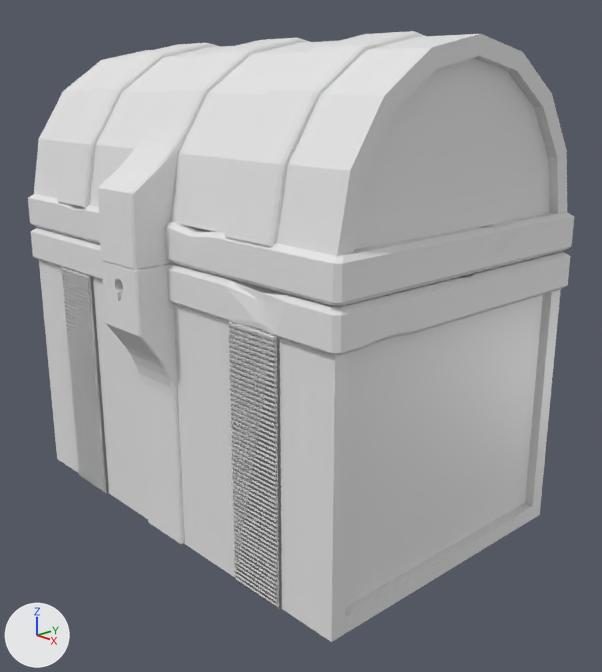
What one commit did to the Blender file box.blend.
The view is the same before and after, from a 50 mm camera at (5.2, -4.56, 3.52) aimed at (0.28, -0.02, 1.49). Every picture has the same lights, and +X, +Y and +Z are marked at lower left. The same objects are shown in both versions, whatever each file hides.

The scene before the commit, as lines of its bpy script (objects in view):
```python
me_circle_001 = bpy.data.meshes.new('Circle.001')
me_circle_001.from_pydata(...)  # 485 vertices, 466 faces, 4 loose edges; spans x -12.5..12.5, y -18.5..1.6, z -25.5..-0.4
me_cube = bpy.data.meshes.new('Cube')
me_cube.from_pydata(...)  # 160 vertices, 120 faces; spans x -1.9..1.9, y -1.24..1.24, z -1.0..1.0
me_cube.materials.append(mat_material)  # white #e7e7e7
me_cube_003 = bpy.data.meshes.new('Cube.003')
me_cube_003.from_pydata(...)  # 150 vertices, 151 faces; spans x -1.95..1.95, y -1.29..1.29, z -0.15..0.15
me_cylinder_001 = bpy.data.meshes.new('Cylinder.001')
me_cylinder_001.from_pydata(...)  # 124 vertices, 84 faces; spans x -1.24..0.03, y -1.24..1.24, z -1.9..1.9
ob_circle = bpy.data.objects.new('Circle', me_circle_001)
ob_circle.location = (0.0, -1.59, 2.09)
ob_circle.rotation_euler = (1.571, 0.0, 0.0)  # degrees (90, 0, 0)
ob_circle.scale = (0.113, 0.113, 0.113)
ob_cube = bpy.data.objects.new('Cube', me_cube)
ob_cube.location = (0.0, 0.0, 1.0)
ob_cube_001 = bpy.data.objects.new('Cube.001', me_cube_003)
ob_cube_001.location = (0.0, 0.0, 2.12)
ob_cylinder = bpy.data.objects.new('Cylinder', me_cylinder_001)
ob_cylinder.location = (0.0, 0.0, 2.57)
ob_cylinder.rotation_euler = (1.571, 158.7, 1.571)  # degrees (90, 93, 90)
# also in view: 'Cylinder.001' at (0.0, -0.13, 3.06); 'Cube.002' at (0.0, 0.0, 2.43)
```
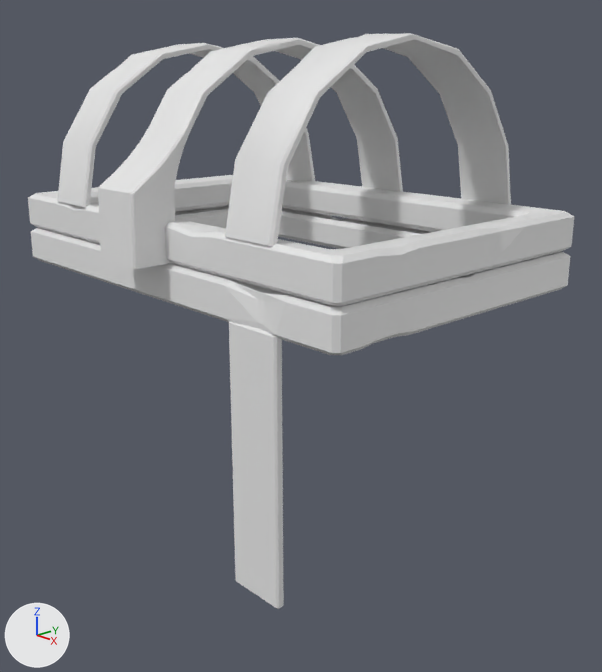
What differs and where, as boxes (x1, y1, x2, y2) in the pictures (602 x 672 px):
'Cube', no longer drawn: before (39, 260, 561, 642)
'Cylinder', no longer drawn: before (34, 34, 567, 257)
'Circle', reshaped: before (62, 260, 282, 609); after (229, 321, 284, 609)
part 3 of me_circle_001, deleted: before (62, 260, 282, 609)

The change in detail:
me_cube is used by ob_cube; location (0.0, 0.0, 1.0).
me_cube had 160 vertices, 120 faces and spanned x -1.9..1.9, y -1.24..1.24, z -1.0..1.0.
me_cube now has 0 vertices, 0 faces and spans empty.
me_cube part 1: the whole mesh is rebuilt.
me_cylinder_001 is used by ob_cylinder; location (0.0, 0.0, 2.57); rotation (1.571, 158.7, 1.571), in degrees (90, 93, 90).
me_cylinder_001 had 124 vertices, 84 faces and spanned x -1.24..0.03, y -1.24..1.24, z -1.9..1.9.
me_cylinder_001 now has 0 vertices, 0 faces and spans empty.
me_cylinder_001 part 2: the whole mesh is rebuilt.
me_circle_001 is used by ob_circle; location (0.0, -1.59, 2.09); rotation (1.571, 0.0, 0.0), in degrees (90, 0, 0); scale (0.113, 0.113, 0.113).
me_circle_001 had 485 vertices, 466 faces, 4 loose edges and spanned x -12.5..12.5, y -18.5..1.6, z -25.5..-0.4.
me_circle_001 now has 24 vertices, 26 faces and spans x 8.2..12.5, y -18.5..-0.8, z -3.4..-2.8.
me_circle_001 part 3: 9 loose pieces with 461 vertices, spanning x -12.5..12.5, y -18.5..1.6, z -25.5..-0.4, are deleted.
